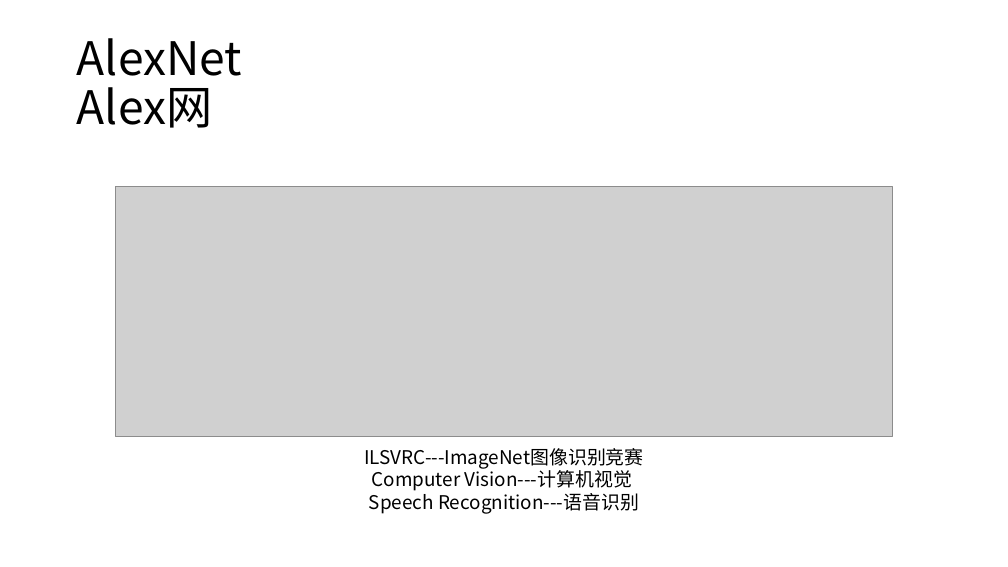
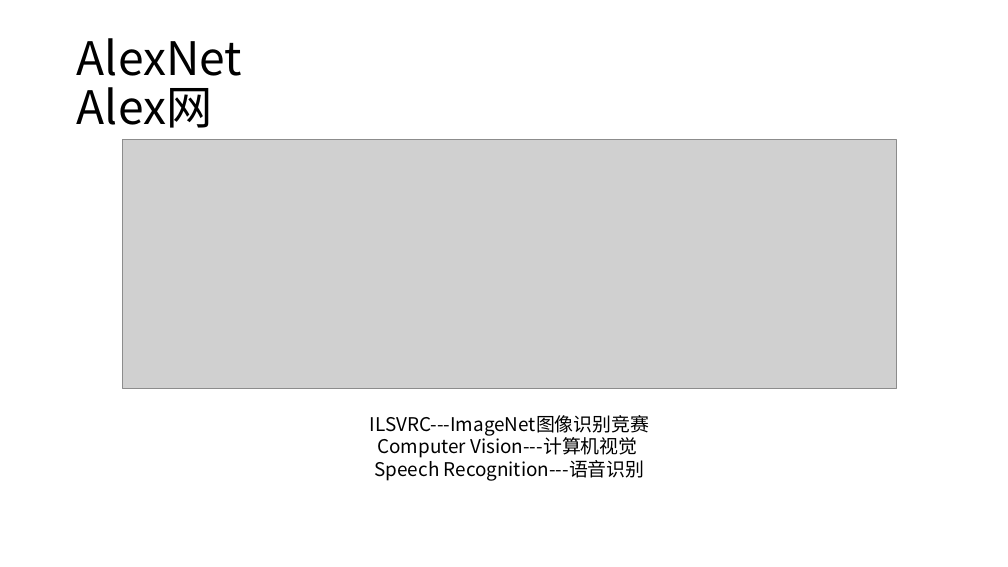
Before and after one commit to maxfff9797/MyNote, a slide deck: slide 1 of pre_fff.pptx. Drawn at 1008x567 pixels with LibreOffice and Linux fonts; fonts in the diff are those of the drawing; grey boxes stand for pictures. Boxes give left, top, right and bottom in pixels: in the first picture for what was removed or moved away, otherwise in the second. Text is boxed around its words. In the diff, an @@ line names an element or a change of style, - is before the commit and + after.

```diff
--- a/pre_fff.pptx
+++ b/pre_fff.pptx
@@ picture moved from (x1=116, y1=187, x2=893, y2=437) to (x1=123, y1=140, x2=897, y2=389) @@
@@ text "ILSVRC---ImageNet图像识别竞赛" moved from (x1=364, y1=448, x2=644, y2=514) to (x1=370, y1=415, x2=650, y2=481) @@
```
Also in this commit, not shown: 1 other file.
